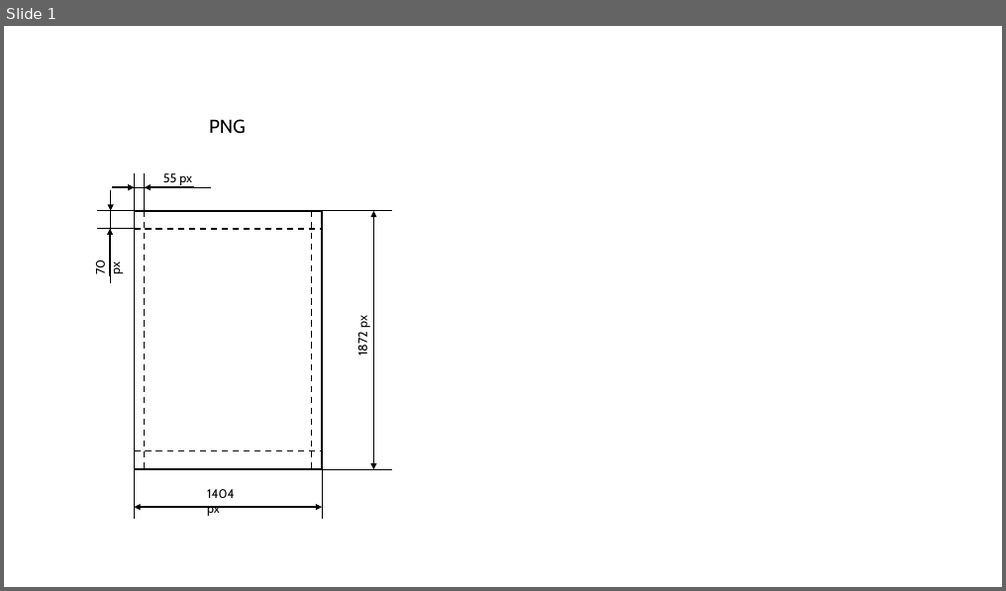
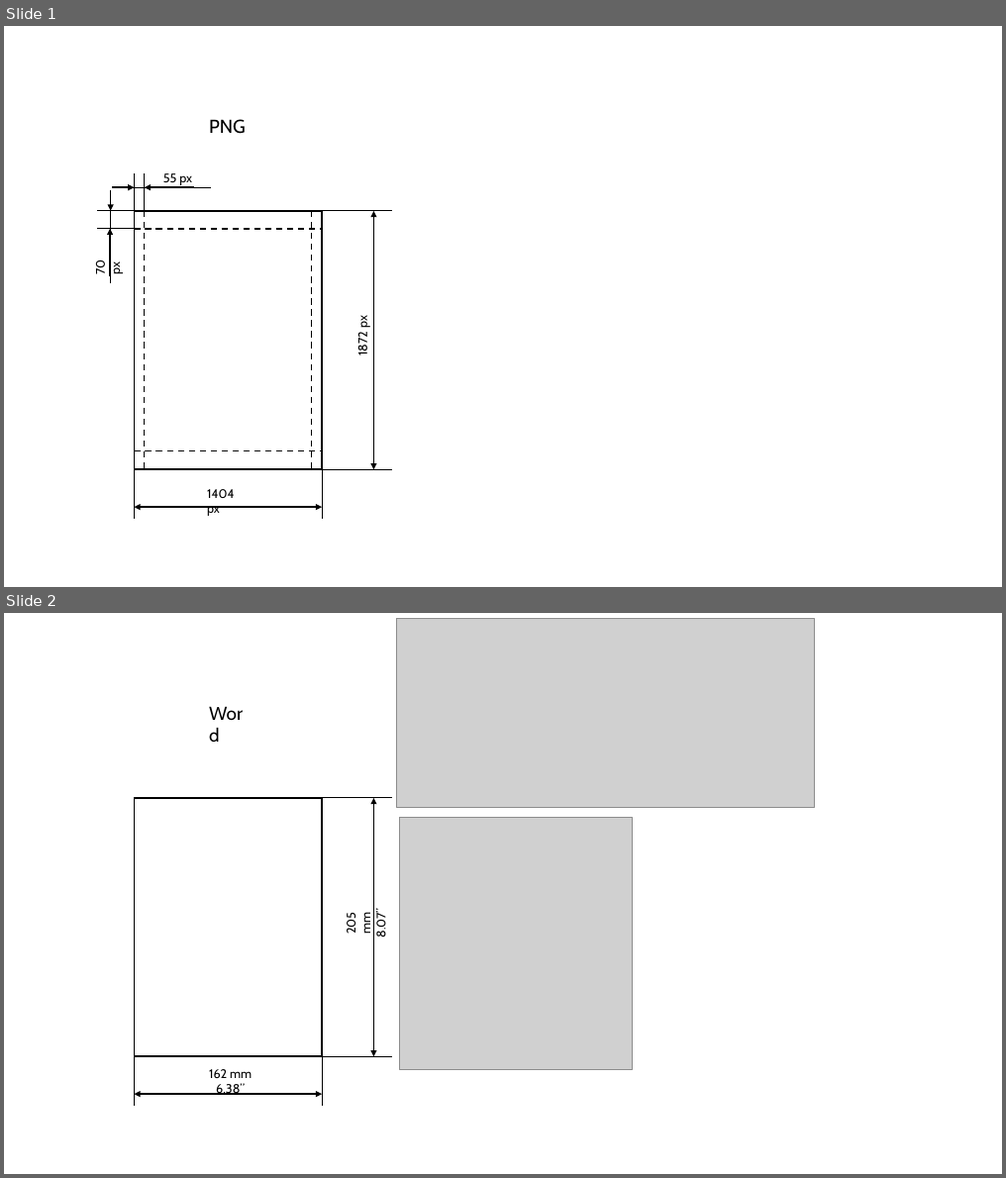
Before and after one commit to devilinside71/Onyx-Boox-Air-2-Plus-Templates, a slide deck: Helper.pptx. Shown one above the other, each under a label of ours: slide 1 before the commit, slides 1 and 2 after it. The pictures are 1006x591 and 1006x1178 pixels, drawn with LibreOffice and Linux fonts; fonts in the diff are those of the drawing; grey boxes stand for pictures. Boxes give left, top, right and bottom in pixels: in the first picture for what was removed or moved away, otherwise in the second. Text is boxed around its words. In the diff, an @@ line names an element or a change of style, - is before the commit and + after.

```diff
--- a/Helper.pptx
+++ b/Helper.pptx
@@ slide 2 added at (4, 613, 1002, 1174), background #FFFFFF @@
@@ picture added at (396, 619, 814, 807) @@
@@ text added at (202, 697, 260, 728), 18 pt, text #000000 @@
+Word
@@ rectangle added at (135, 798, 322, 1057), outline #000000 1.5 pt @@
@@ line added from (322, 798) to (392, 798), #000000 1 pt @@
@@ double arrow added from (374, 798) to (374, 1057), #000000 1.5 pt @@
@@ picture added at (399, 817, 632, 1069) @@
@@ text added at (344, 912, 388, 938), 12 pt, text #000000 @@
+205 mm
+8.07”
@@ line added from (135, 1057) to (135, 1106), #000000 1 pt @@
@@ line added from (322, 1057) to (322, 1106), #000000 1 pt @@
@@ line added from (322, 1057) to (392, 1057), #000000 1 pt @@
@@ text added at (209, 1069, 252, 1095), 12 pt, text #000000 @@
+162 mm
+6.38”
@@ double arrow added from (135, 1094) to (322, 1094), #000000 1.5 pt @@
```
Also in this commit, not shown: 2 other slides added, 2 other files.
